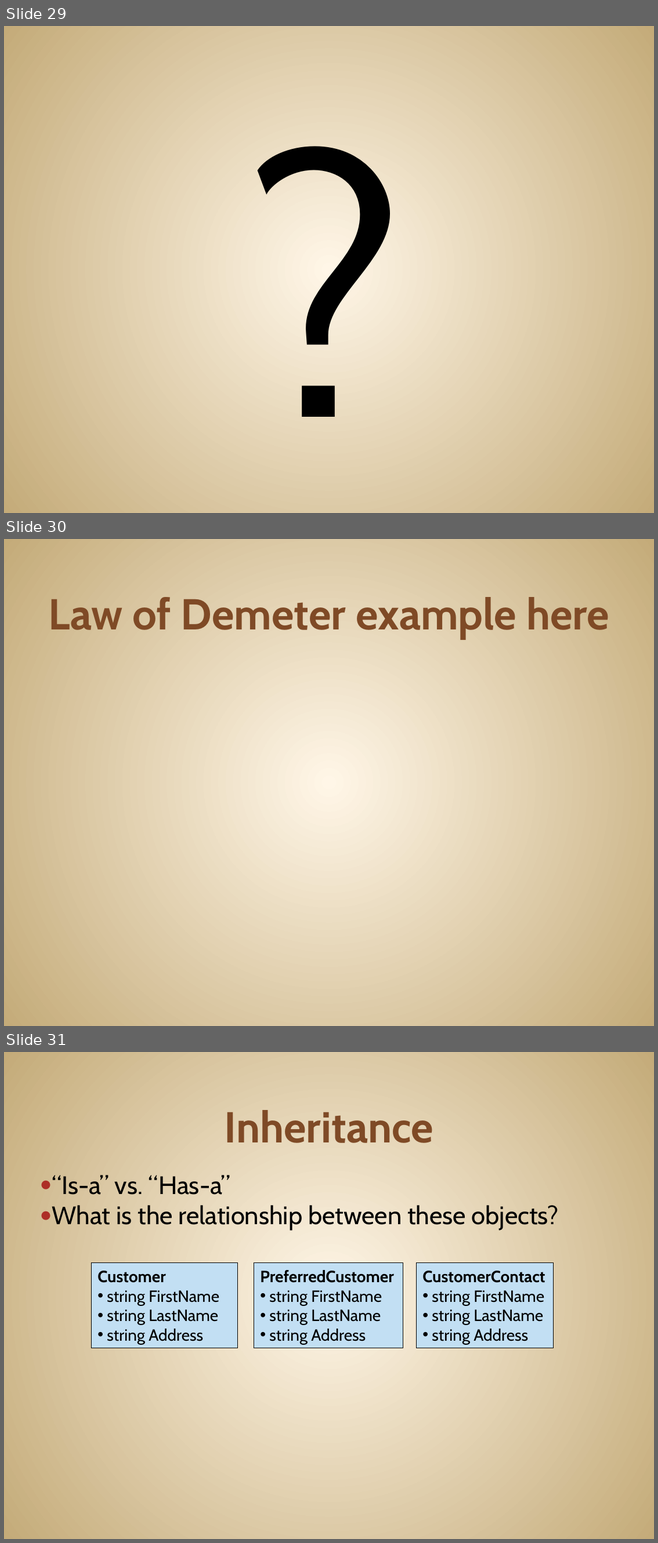
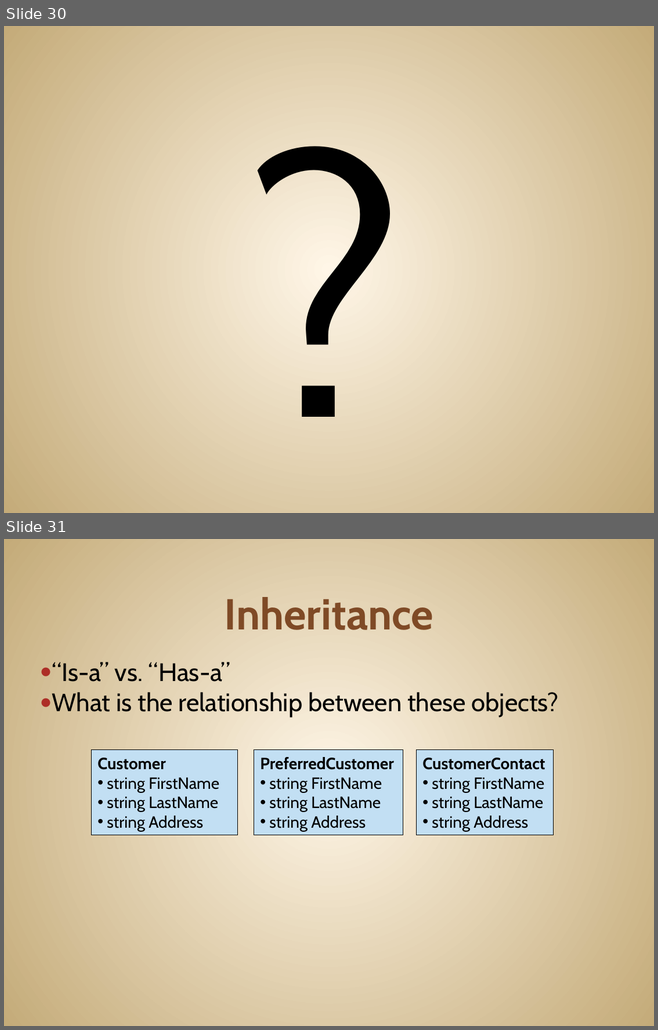
Before and after one commit to JonKruger/oop-solid-sample, a slide deck: slides/OOP-SOLID-CodeMash.pptx. Shown one above the other, each under a label of ours: slides 29, 30 and 31 before the commit, slides 30 and 31 after it. The pictures are 658x1543 and 658x1030 pixels, drawn with LibreOffice and Linux fonts; fonts in the diff are those of the drawing. Boxes give left, top, right and bottom in pixels: in the first picture for what was removed or moved away, otherwise in the second. Text is boxed around its words. In the diff, an @@ line names an element or a change of style, - is before the commit and + after.

```diff
--- a/slides/OOP-SOLID-CodeMash.pptx
+++ b/slides/OOP-SOLID-CodeMash.pptx
@@ slide 30 removed at (4,539,654,1026), background gradient #FFF7E8 to #C4AA7A @@
@@ title removed at (49,597,609,639) @@
-Law of Demeter example here
@@ what was slide 29 is now slide 30 @@
```
Also in this commit, not shown: 12 slides changed, 4 slides added, 3 other slides removed, 4 other files.
